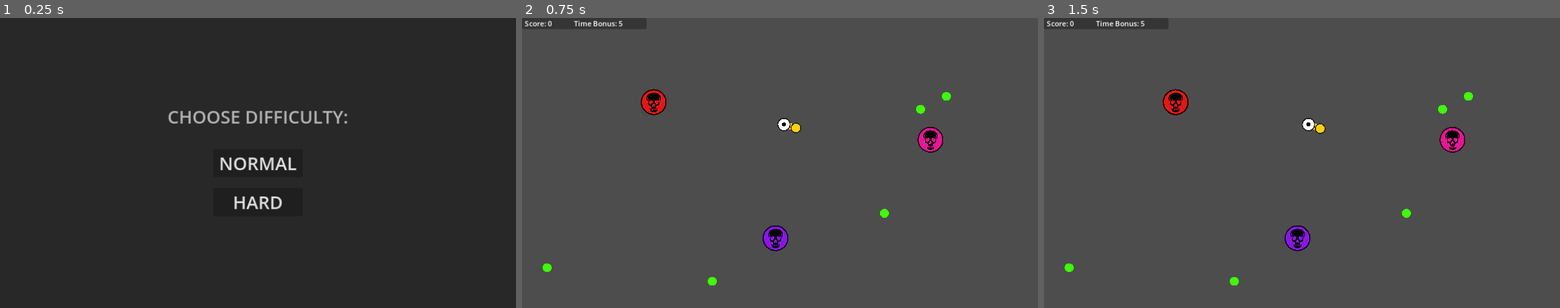
Above: before the commit, frames 1-3 (left to right).
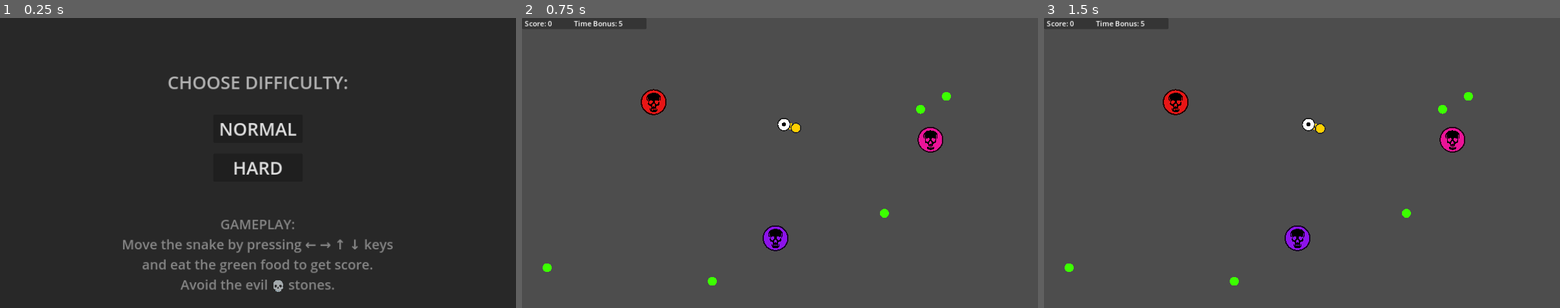
Above: after the commit, the same moments.

Repository: zett42/Physnake
Game: Godot game, scene res://start.tscn
Two runs of this game, one before a commit and one after it. Both use one fixed random seed, a clock stepped at 60 frames per second and the inputs below.
Inputs:
- Up to frame 1 (0.25 s): no input
- Up to frame 2 (0.75 s): click "NORMAL" at 0.5 s
- Up to frame 3 (1.5 s): tap Enter at 1.25 s; hold Right (move_right) from 1.28 s (still down)

The runs differ from the first frame. In frame 1, 4.4% of the frame differs, in the area x 23-77%, y 20-95%; in frame 2, nothing differs; in frame 3, nothing differs.

Commit message:
Add instructions to start screen.

Diff:
--- a/start.tscn
+++ b/start.tscn
@@ -1,4 +1,4 @@
-[gd_scene load_steps=2 format=3]
+[gd_scene load_steps=2 format=3 uid="uid://duvu5371tuw64"]
 
 [ext_resource type="Script" path="res://start.gd" id="1_mecu1"]
 
@@ -12,12 +12,12 @@
 color = Color(0.158472, 0.158472, 0.158472, 1)
 script = ExtResource("1_mecu1")
 
-[node name="Label" type="Label" parent="."]
+[node name="ChooseLabel" type="Label" parent="."]
 layout_mode = 1
 anchors_preset = 10
 anchor_right = 1.0
-offset_top = 193.0
-offset_bottom = 251.0
+offset_top = 116.0
+offset_bottom = 174.0
 grow_horizontal = 2
 theme_override_colors/font_color = Color(0.701961, 0.701961, 0.701961, 1)
 theme_override_font_sizes/font_size = 40
@@ -33,9 +33,9 @@
 anchor_right = 0.5
 anchor_bottom = 0.5
 offset_left = -100.0
-offset_top = -31.5
+offset_top = -108.5
 offset_right = 100.0
-offset_bottom = 31.5
+offset_bottom = -45.5
 grow_horizontal = 2
 grow_vertical = 2
 theme_override_font_sizes/font_size = 40
@@ -50,13 +50,29 @@
 anchor_right = 0.5
 anchor_bottom = 0.5
 offset_left = -100.0
-offset_top = 56.0
+offset_top = -21.0
 offset_right = 100.0
-offset_bottom = 119.0
+offset_bottom = 42.0
 grow_horizontal = 2
 grow_vertical = 2
 theme_override_font_sizes/font_size = 40
 text = "HARD"
 
+[node name="ControlsLabel" type="Label" parent="."]
+modulate = Color(0.741176, 0.741176, 0.741176, 1)
+layout_mode = 1
+anchors_preset = 10
+anchor_right = 1.0
+offset_top = 439.0
+offset_bottom = 497.0
+grow_horizontal = 2
+theme_override_colors/font_color = Color(0.701961, 0.701961, 0.701961, 1)
+theme_override_font_sizes/font_size = 30
+text = "GAMEPLAY:
+Move the snake by pressing ← → ↑ ↓ keys
+and eat the green food to get score.
+Avoid the evil 💀 stones."
+horizontal_alignment = 1
+
 [connection signal="pressed" from="NormalButton" to="." method="_on_normal_button_pressed"]
 [connection signal="pressed" from="HardButton" to="." method="_on_hard_button_pressed"]
